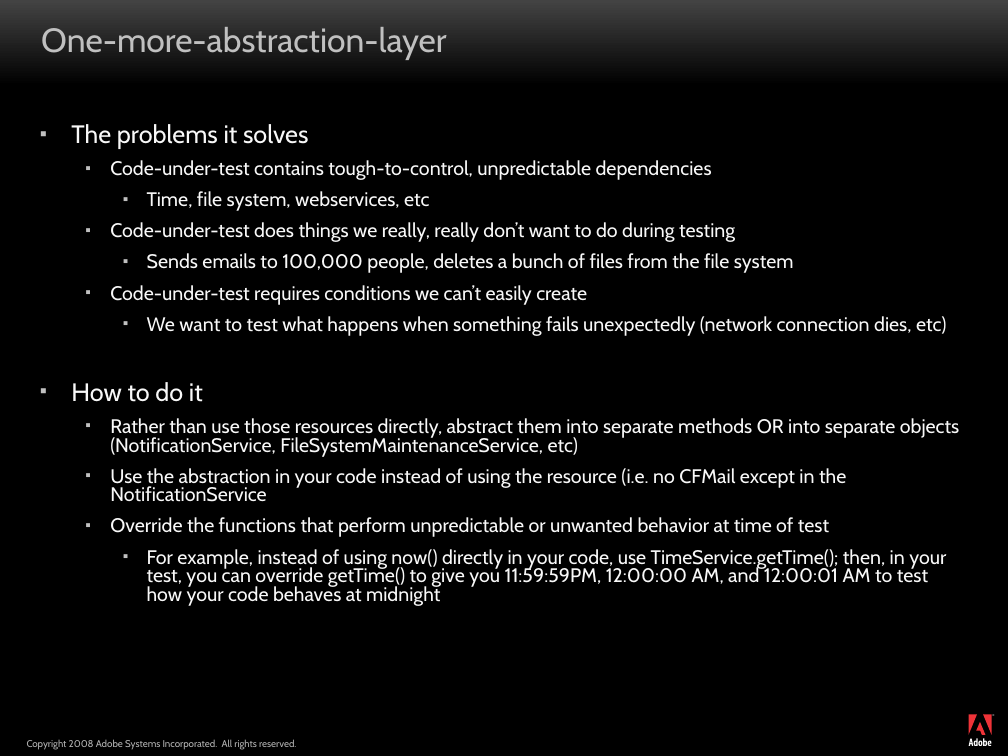
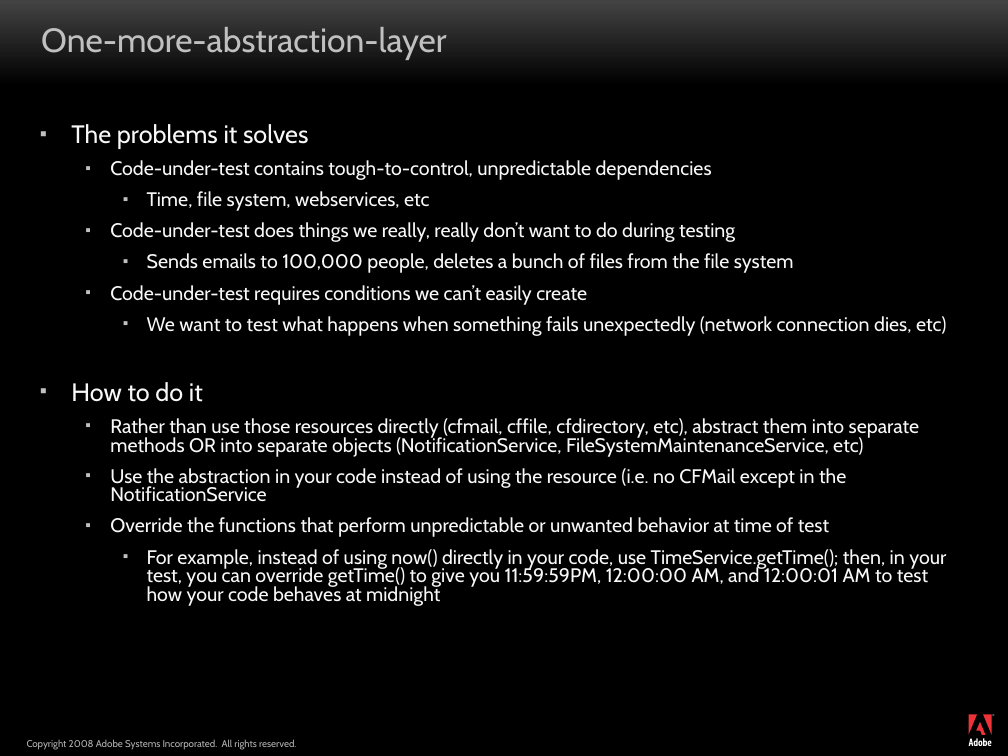
Before and after one commit to marcesher/mxunit-cfmeetups, a slide deck: slide 14 of max08/Marc_Esher_Bill_Shelton_AdvancedPatternsForColdfusionTestAutomation_draft2.ppt. Drawn at 1008x756 pixels with LibreOffice and Linux fonts; fonts in the diff are those of the drawing; background and template pictures are left out. Boxes give left, top, right and bottom in pixels: in the first picture for what was removed or moved away, otherwise in the second. Text is boxed around its words. In the diff, an @@ line names an element or a change of style, - is before the commit and + after.

```diff
--- a/max08/Marc_Esher_Bill_Shelton_AdvancedPatternsForColdfusionTestAutomation_draft2.ppt
+++ b/max08/Marc_Esher_Bill_Shelton_AdvancedPatternsForColdfusionTestAutomation_draft2.ppt
@@ text at box(110, 418, 920, 457): text changed @@
-  ▪ Rather than use those resources directly, abstract them into separate methods OR into separate objects (NotificationService, FileSystemMaintenanceService, etc)
+  ▪ Rather than use those resources directly (cfmail, cffile, cfdirectory, etc), abstract them into separate methods OR into separate objects (NotificationService, FileSystemMaintenanceService, etc)
```
Also in this commit, not shown: 2 other slides changed, 5 other files.
